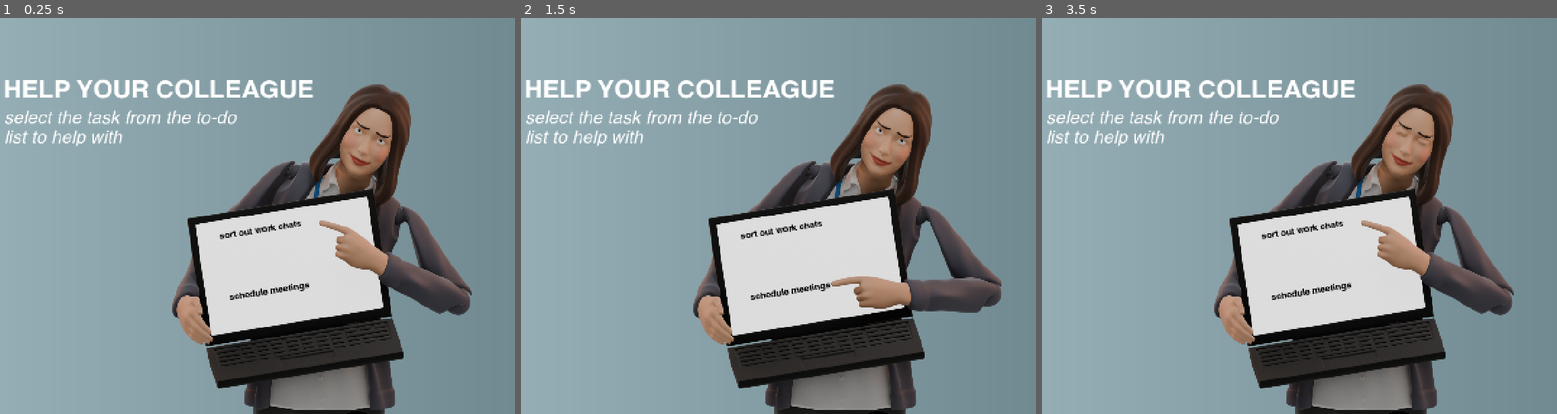
Above: before the commit, frames 1-3 (left to right).
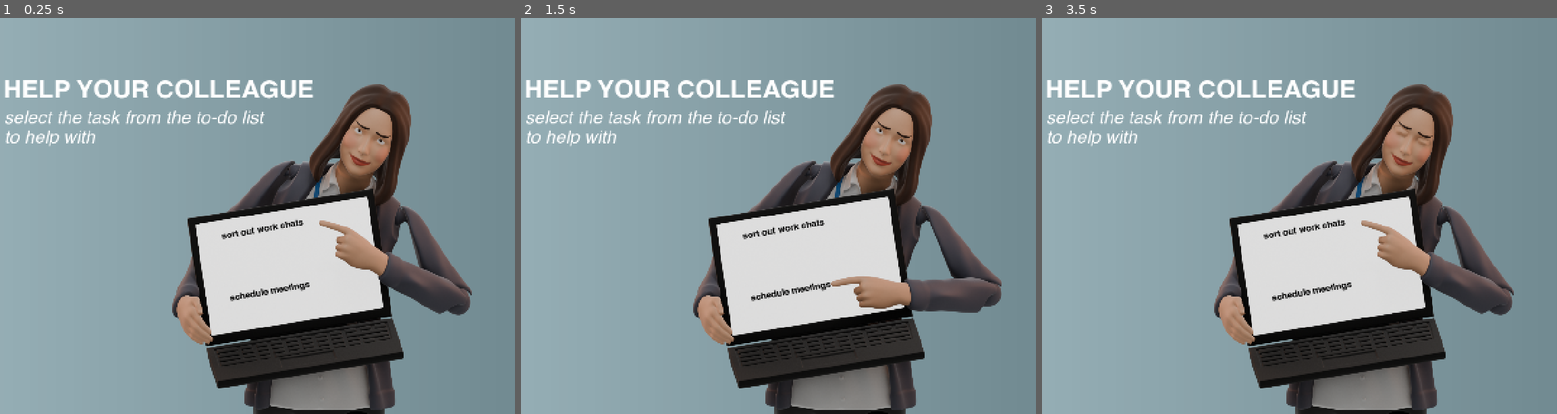
Above: after the commit, the same moments.

Repository: grkovalev/office-game
Game: Godot game, scene res://menugamepick.tscn
Same seed, same stepped clock (60 frames per second), same inputs: the game is played once before the commit and once after it. This scene is started directly instead of the project's main scene.
Inputs (mouse positions are in pixels of both pictures, inside the frame that each line leads up to):
- Up to frame 1 (0.25 s): no input
- Up to frame 2 (1.5 s): click (727, 235) at 0.52 s; click (727, 235) at 1.27 s
- Up to frame 3 (3.5 s): click (1248, 235) at 2.02 s; tap Enter at 2.75 s; move the mouse to (1407, 196) at 2.77 s; tap R at 2.85 s; click (1407, 196) at 2.92 s; tap Space at 3.02 s

The runs differ from the first frame. In frame 1, 0.8% of the frame differs, in the area x 1-61%, y 23-72%; in frame 2, 0.8%; in frame 3, 0.8%.

Commit message:
fixed containers for texts and buttons on screen

Diff:
--- a/menugamepick.tscn
+++ b/menugamepick.tscn
@@ -9,6 +9,8 @@
 [ext_resource type="Texture2D" uid="uid://biwlhvk1ht1dn" path="res://ui_buttons/menugamepick/laptopcol_anim/0024.png" id="7_qnkh6"]
 [ext_resource type="FontFile" uid="uid://72opr2tj16ch" path="res://fonts/Helvetica-Bold.ttf" id="8_vamrj"]
 [ext_resource type="FontFile" uid="uid://crhysmfg7mn73" path="res://fonts/Helvetica-Oblique.ttf" id="9_iy517"]
+[ext_resource type="Texture2D" uid="uid://dktem4hvo45wn" path="res://ui_buttons/menugamepick/bookmarkbtn.png" id="10_kjn7q"]
+[ext_resource type="Script" uid="uid://cthnwkgja4w3y" path="res://animbttn.gd" id="11_vy2nc"]
 
 [sub_resource type="Gradient" id="Gradient_mxn5k"]
 colors = PackedColorArray(0.5897706, 0.686903, 0.71425915, 1, 0.44313726, 0.5411765, 0.5686275, 1)
@@ -48,8 +50,10 @@
 [node name="main_menugamepick" type="Node2D" unique_id=527487234]
 
 [node name="bg_color" type="TextureRect" parent="." unique_id=902250154]
-offset_right = 1504.0
-offset_bottom = 1105.0
+offset_left = -15.0
+offset_top = -26.0
+offset_right = 1521.0
+offset_bottom = 1113.0
 texture = SubResource("GradientTexture2D_po4gl")
 
 [node name="laptopcol" type="AnimatedSprite2D" parent="." unique_id=1650086833]
@@ -73,7 +77,7 @@
 [node name="subtitle" type="Label" parent="." unique_id=151072971]
 offset_left = 81.0
 offset_top = 254.0
-offset_right = 743.0
+offset_right = 827.0
 offset_bottom = 359.0
 theme_override_fonts/font = ExtResource("9_iy517")
 theme_override_font_sizes/font_size = 50
@@ -81,24 +85,54 @@
 vertical_alignment = 1
 autowrap_mode = 2
 
-[node name="minesweeper_text" type="Label" parent="." unique_id=971321631]
-offset_left = 675.4248
-offset_top = 584.8474
-offset_right = 911.0617
-offset_bottom = 632.801
-rotation = -0.15852994
+[node name="01_task" type="Node2D" parent="." unique_id=82774085]
+position = Vector2(85, 434)
+
+[node name="minesweeper_btn" type="Node2D" parent="01_task" unique_id=1638054596]
+position = Vector2(547, 160)
+scale = Vector2(0.08, 0.08)
+
+[node name="flagbtn" type="TextureButton" parent="01_task/minesweeper_btn" unique_id=685274804]
+offset_right = 394.0
+offset_bottom = 220.0
+texture_normal = ExtResource("10_kjn7q")
+script = ExtResource("11_vy2nc")
+
+[node name="textctrl" type="Node2D" parent="01_task" unique_id=1151377272]
+position = Vector2(594, 139)
+rotation = -0.17453294
+scale = Vector2(0.99999994, 0.99999994)
+
+[node name="minesweeper_text" type="Label" parent="01_task/textctrl" unique_id=1042095172]
+offset_right = 249.0
+offset_bottom = 71.0
 theme_override_colors/font_color = Color(0, 0, 0, 1)
 theme_override_fonts/font = ExtResource("8_vamrj")
 theme_override_font_sizes/font_size = 25
 text = "sort out work chats"
 vertical_alignment = 1
 
-[node name="tetris_text" type="Label" parent="." unique_id=1152727533]
-offset_left = 701.0
-offset_top = 743.00006
-offset_right = 1070.0
-offset_bottom = 814.00006
-rotation = -0.15852994
+[node name="02_task" type="Node2D" parent="." unique_id=497892029]
+position = Vector2(108, 606)
+
+[node name="tetris_btn" type="Node2D" parent="02_task" unique_id=86807584]
+position = Vector2(547, 160)
+scale = Vector2(0.08, 0.08)
+
+[node name="flagbtn" type="TextureButton" parent="02_task/tetris_btn" unique_id=697841277]
+offset_right = 394.0
+offset_bottom = 220.0
+texture_normal = ExtResource("10_kjn7q")
+script = ExtResource("11_vy2nc")
+
+[node name="textctrl" type="Node2D" parent="02_task" unique_id=1474758788]
+position = Vector2(594, 139)
+rotation = -0.17453294
+scale = Vector2(0.99999994, 0.99999994)
+
+[node name="tetris_text" type="Label" parent="02_task/textctrl" unique_id=1452558463]
+offset_right = 249.0
+offset_bottom = 71.0
 theme_override_colors/font_color = Color(0, 0, 0, 1)
 theme_override_fonts/font = ExtResource("8_vamrj")
 theme_override_font_sizes/font_size = 25
--- a/project.godot
+++ b/project.godot
@@ -29,5 +29,10 @@
 
 [rendering]
 
+textures/canvas_textures/default_texture_filter=2
 renderer/rendering_method="gl_compatibility"
 textures/vram_compression/import_etc2_astc=true
+textures/lossless_compression/force_png=true
+textures/default_filters/use_nearest_mipmap_filter=true
+anti_aliasing/quality/msaa_2d=2
+textures/default_filters/texture_mipmap_bias=0.23599999999999977
Binary file added: ui_buttons/menugamepick/bookmarkbtn.png
Not shown, added: ui_buttons/menugamepick/bookmarkbtn.png.import
